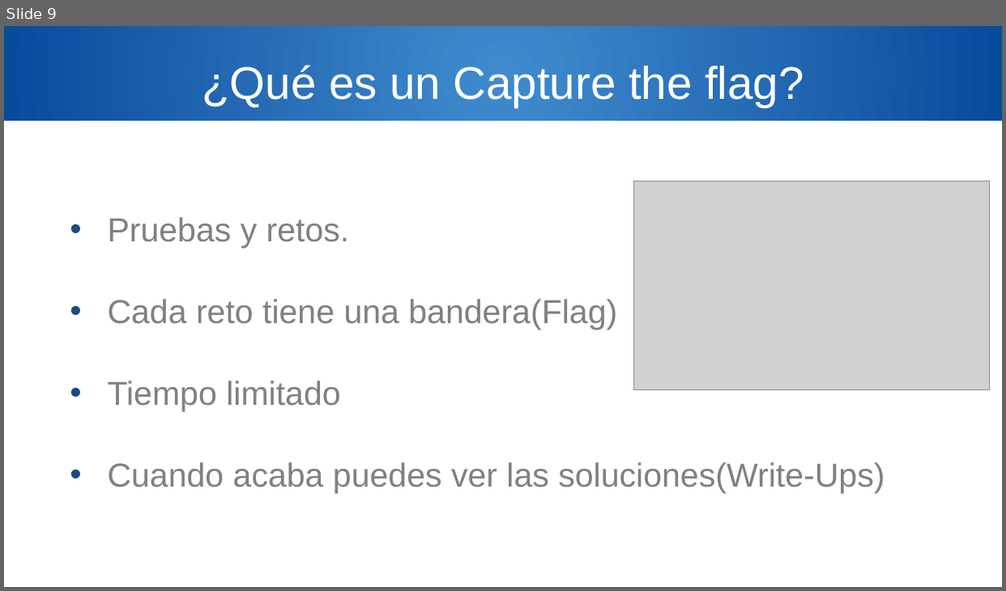
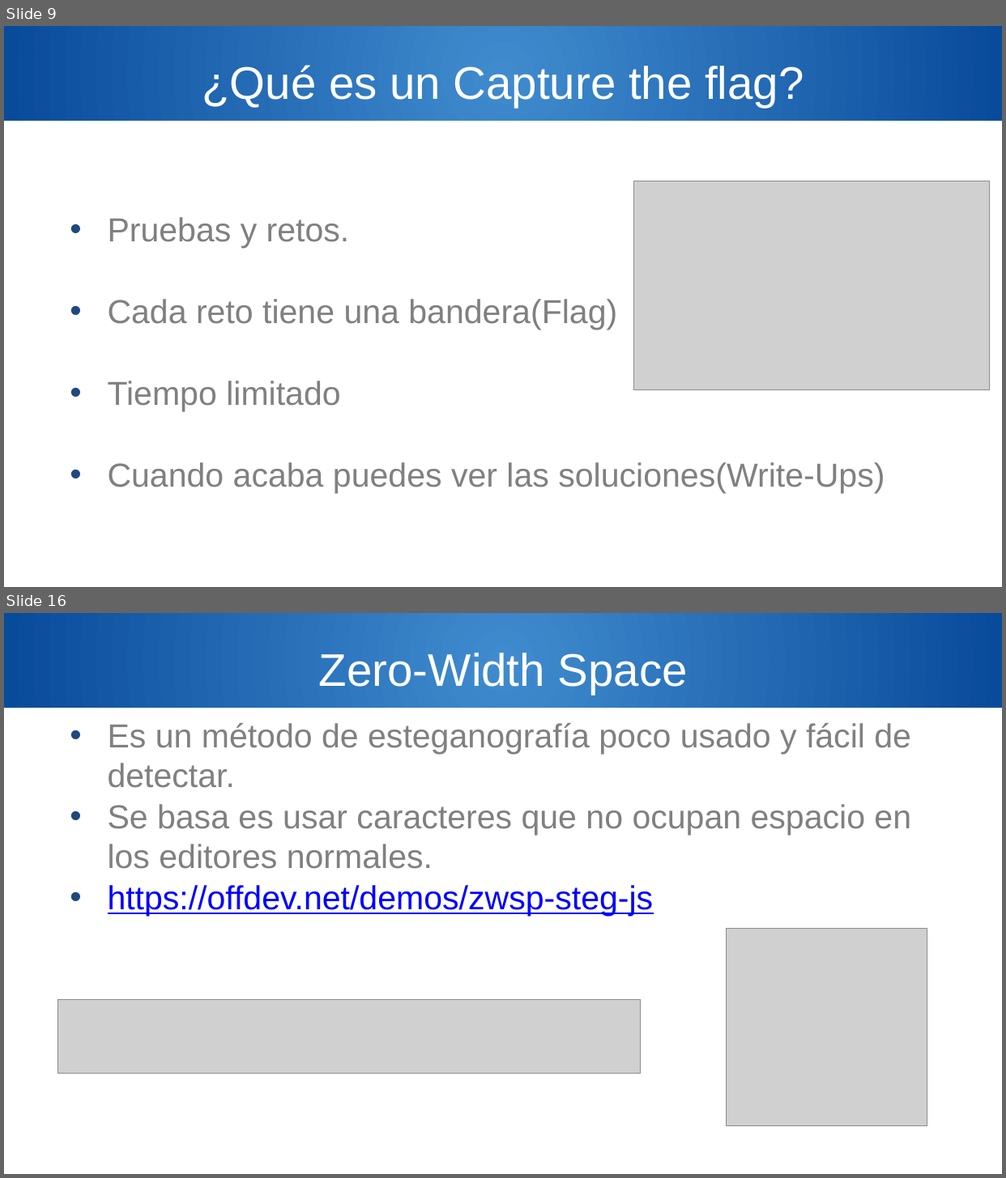
Before and after one commit to Ulixses/CursoHackingUtad, a slide deck: PresentaciónTaller.pptx. Shown one above the other, each under a label of ours: slide 9 before the commit, slides 9 and 16 after it; the slides between them are not shown. The pictures are 1006x591 and 1006x1178 pixels, drawn with LibreOffice and Linux fonts; fonts in the diff are those of the drawing; grey boxes stand for pictures; background and template pictures are left out. Boxes give left, top, right and bottom in pixels: in the first picture for what was removed or moved away, otherwise in the second. Text is boxed around its words. In the diff, an @@ line names an element or a change of style, - is before the commit and + after.

```diff
--- a/PresentaciónTaller.pptx
+++ b/PresentaciónTaller.pptx
@@ slide 16 added at (4, 613, 1002, 1174), background #FFFFFF; not listed: 1 template element that a slide beside it also shows @@
@@ text added at (319, 653, 688, 694), 44 pt, text #FFFFFF @@
+Zero-Width Space
@@ text added at (108, 723, 911, 916), 32 pt, text #808080 @@
+• Es un método de esteganografía poco usado y fácil de detectar.
+• Se basa es usar caracteres que no ocupan espacio en los editores normales.
+• https://offdev.net/demos/zwsp-steg-js
@@ picture added at (727, 929, 927, 1127) @@
@@ picture added at (58, 999, 641, 1073) @@
```
Also in this commit, not shown: 4 slides changed, 2 other slides added, 2 other files.
